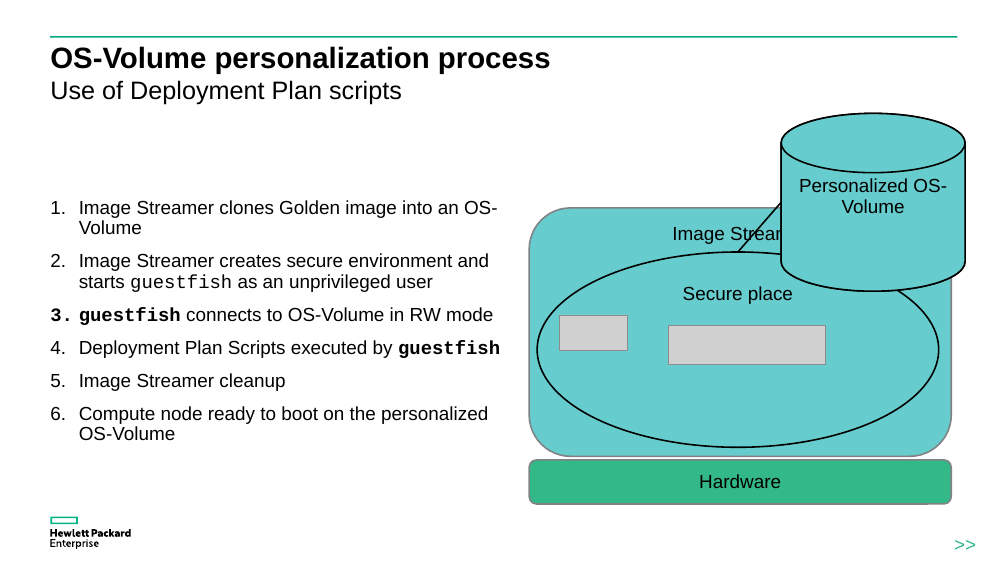
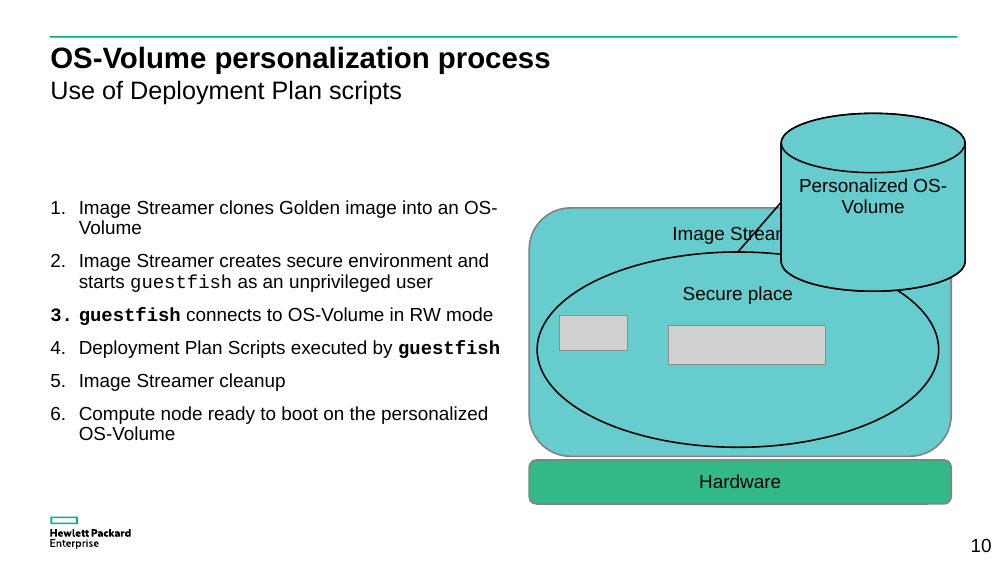
Before and after one commit to donzef/image-streamer-linux, a slide deck: slide 10 of docs/Guestfish-and-ImageStreamer.ppsx. Drawn at 1008x567 pixels with LibreOffice and Linux fonts; fonts in the diff are those of the drawing; grey boxes stand for pictures. Boxes give left, top, right and bottom in pixels: in the first picture for what was removed or moved away, otherwise in the second. Text is boxed around its words. In the diff, an @@ line names an element or a change of style, - is before the commit and + after.

```diff
--- a/docs/Guestfish-and-ImageStreamer.ppsx
+++ b/docs/Guestfish-and-ImageStreamer.ppsx
@@ text removed at bbox=[928, 527, 1003, 565] @@
->>
@@ page number added at bbox=[971, 538, 992, 552], 18 pt, text #000000 @@
+10
```
Also in this commit, not shown: 20 other slides changed, 1 slide added.
